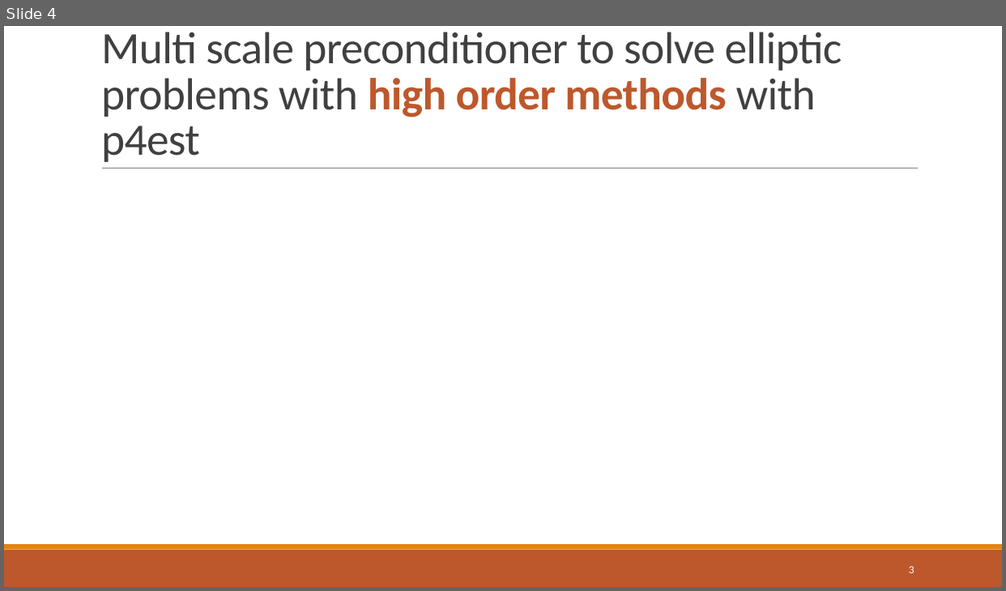
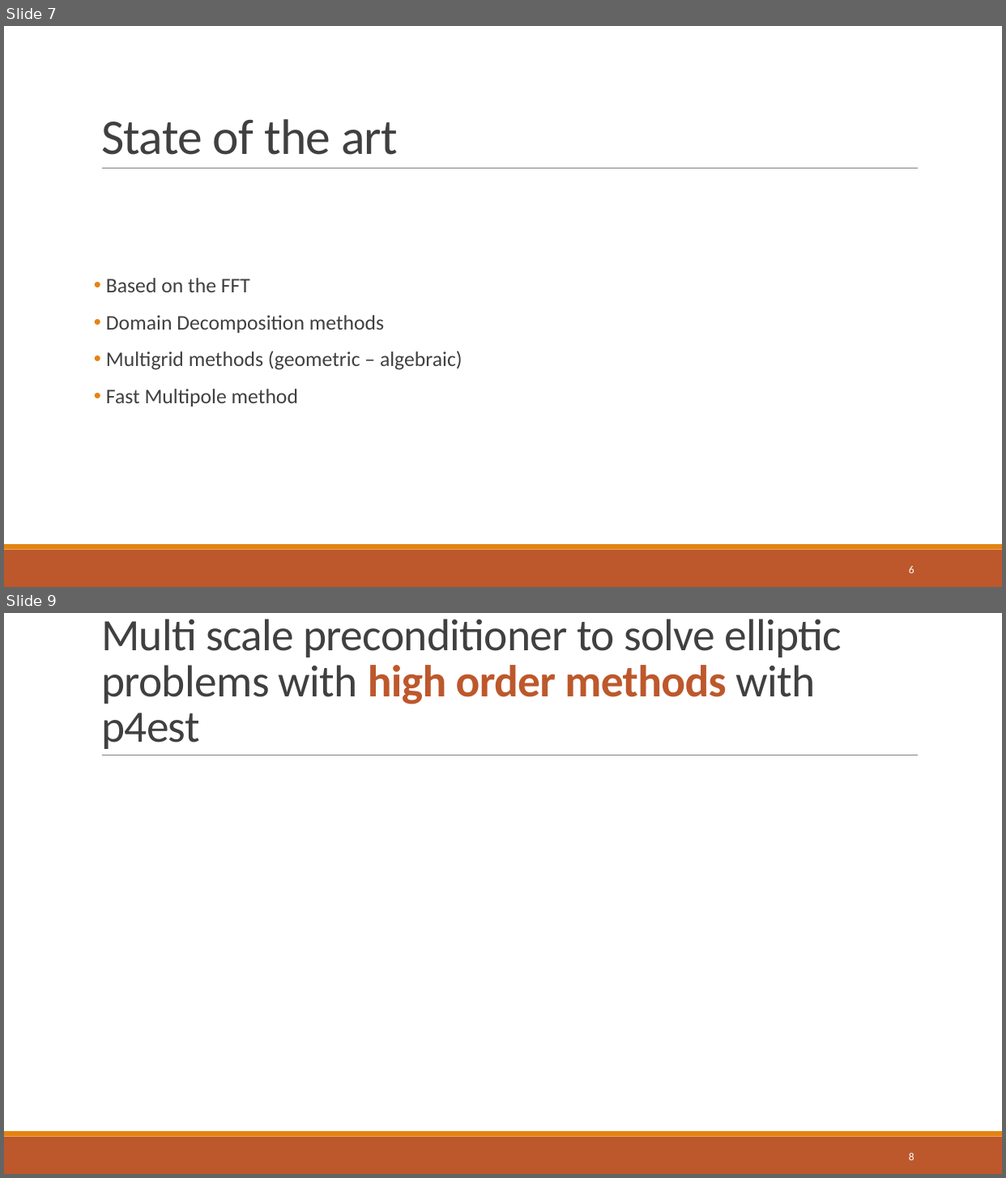
Before and after one commit to dweicker/pres, a slide deck: thesis.pptx. Shown one above the other, each under a label of ours: slide 4 before the commit, slides 7 and 9 after it; the slides between them are not shown. The pictures are 1006x591 and 1006x1178 pixels, drawn with LibreOffice and Linux fonts; fonts in the diff are those of the drawing. Boxes give left, top, right and bottom in pixels: in the first picture for what was removed or moved away, otherwise in the second. Text is boxed around its words. In the diff, an @@ line names an element or a change of style, - is before the commit and + after.

```diff
--- a/thesis.pptx
+++ b/thesis.pptx
@@ slide 7 added at <box>4,26,1002,587</box>, background #FFFFFF; not listed: 3 template elements that a slide beside it also shows @@
@@ title added at <box>101,119,398,155</box>, 48 pt, text #404040 @@
+State of the art
@@ text added at <box>106,278,462,407</box>, 20 pt, text #404040 @@
+• Based on the FFT
+• Domain Decomposition methods
+• Multigrid methods (geometric – algebraic)
+• Fast Multipole method
@@ page number added at <box>909,566,914,574</box>, 10.5 pt, text #FFFFFF @@
+6
@@ what was slide 4 is now slide 9 @@
@@ page number at <box>909,1153,914,1161</box>: text changed @@
-3
+8
```
Also in this commit, not shown: 3 slides changed, 4 other slides added, 4 other files.
